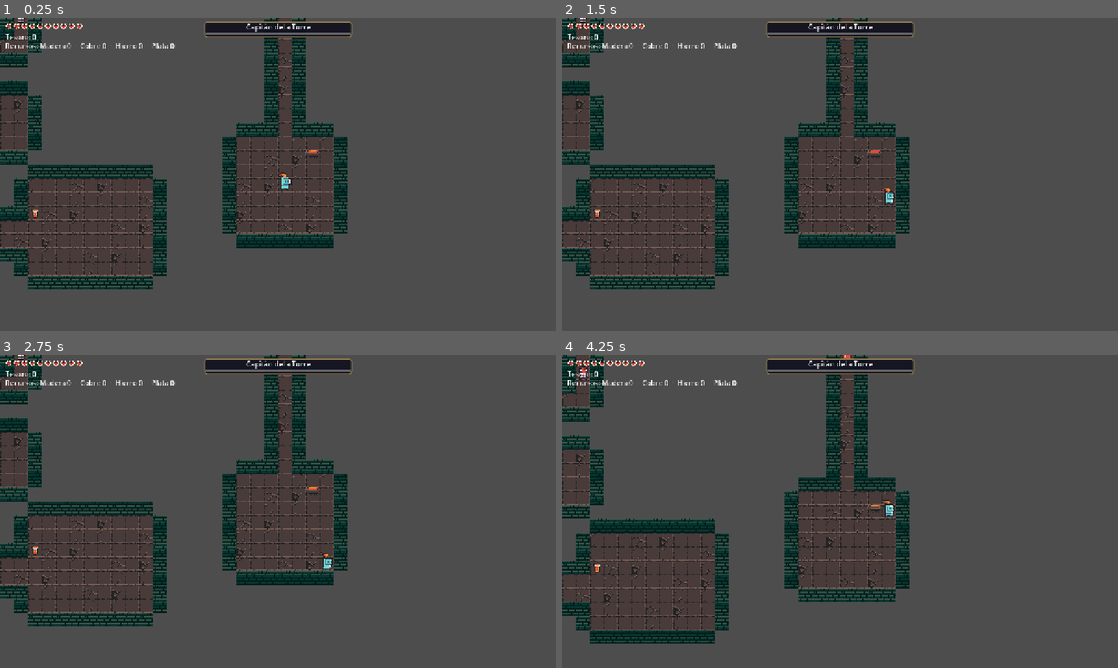
Above: before the commit, frames 1-4 (two rows, left to right).
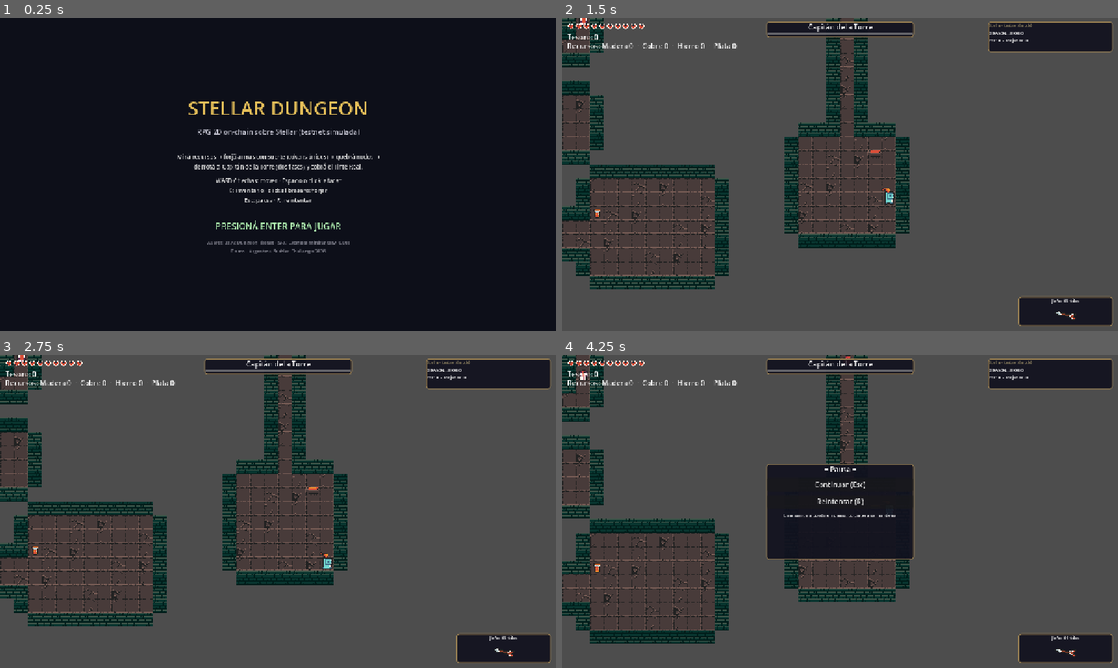
Above: after the commit, the same moments.

Repository: AntonCorrea/stellar-dungeon
Game: Godot game, scene res://scenes/title.tscn
Two runs of this game, one before a commit and one after it. Both use one fixed random seed, a clock stepped at 60 frames per second and the inputs below. Before the commit the project starts from res://scenes/main.tscn.
Inputs (mouse positions are in pixels of both pictures, inside the frame that each line leads up to):
- Up to frame 1 (0.25 s): no input
- Up to frame 2 (1.5 s): tap Enter (ui_accept) at 0.5, 0.77, 1.07 s; move the mouse to (962, 158) at 0.52 s; hold D (move_right, bound only before the commit) 0.53-1.28 s; tap R at 0.6 s; click (962, 158) at 0.67 s; tap E at 0.8, 1.35 s; move the mouse to (728, 190) at 1.27 s; hold S (move_down) from 1.28 s (still down)
- Up to frame 3 (2.75 s): tap Enter (ui_accept) at 1.52, 1.55, 1.82, 2 s; move the mouse to (333, 442) at 2.02 s; release S (move_down) at 2.03 s; hold D (move_right) from 2.03 s (still down); hold Enter (ui_accept) from 2.03 s (still down); tap R at 2.3 s
- Up to frame 4 (4.25 s): move the mouse to (812, 574) at 2.77 s; release D (move_right) at 2.78 s; release Enter (ui_accept) at 2.78 s; hold W (move_up) 2.78-3.53 s; tap R at 2.85 s; click (812, 574) at 2.92 s; tap Enter (ui_accept) at 3.02, 3.32 s; tap E at 3.05, 3.6 s; move the mouse to (1006, 558) at 3.52 s; hold A (move_left) from 3.53 s (still down); hold Enter (ui_accept) from 3.53 s (still down); tap Escape at 4.15 s

The runs differ from the first frame. In frame 1, 94% of the frame differs, in the area x 0-100%, y 0-100%; in frame 2, 3.7%; in frame 3, 3.7%; in frame 4, 11%.

Commit message:
día 7-8: preset export Web + título, pausa, brújula al jefe e indicador on-chain en HUD

Diff:
--- a/project.godot
+++ b/project.godot
@@ -12,7 +12,7 @@
 
 config/name="Stellar Dungeon"
 config/version="0.0.1"
-run/main_scene="res://scenes/main.tscn"
+run/main_scene="res://scenes/title.tscn"
 config/features=PackedStringArray("4.4", "GL Compatibility")
 config/icon="res://icon.svg"
 
--- a/scenes/hud.tscn
+++ b/scenes/hud.tscn
@@ -1,6 +1,7 @@
-[gd_scene load_steps=3 format=3 uid="uid://cmk7rtnjepde2"]
+[gd_scene load_steps=4 format=3 uid="uid://cmk7rtnjepde2"]
 
 [ext_resource type="Script" uid="uid://j54rakbsgu0q" path="res://scripts/hud.gd" id="1_hud"]
+[ext_resource type="Texture2D" uid="uid://lhqquf23tgsq" path="res://assets/frames/weapon_arrow.png" id="2_arrow"]
 
 [sub_resource type="StyleBoxFlat" id="StyleBoxFlat_panel"]
 bg_color = Color(0.07, 0.07, 0.12, 0.93)
@@ -15,6 +16,7 @@
 corner_radius_bottom_left = 6
 
 [node name="HUD" type="CanvasLayer"]
+process_mode = 3
 script = ExtResource("1_hud")
 
 [node name="Hearts" type="HBoxContainer" parent="."]
@@ -67,7 +69,7 @@
 
 [node name="Hint" type="Label" parent="InventoryPanel/VBox"]
 layout_mode = 2
-text = "WASD/flechas: mover · Espacio/click: atacar · E: inventario"
+text = "WASD/flechas: mover · Espacio/click: atacar · E: inventario · Esc: pausa"
 
 [node name="ForgePanel" type="PanelContainer" parent="."]
 visible = false
@@ -105,18 +107,75 @@
 layout_mode = 2
 text = "E: cerrar · Click sobre la forja otra vez para cerrar"
 
-[node name="GameOver" type="Label" parent="."]
-visible = false
-anchors_preset = 8
-anchor_left = 0.5
-anchor_top = 0.5
-anchor_right = 0.5
-anchor_bottom = 0.5
-offset_left = -220.0
-offset_top = -20.0
-offset_right = 220.0
-offset_bottom = 20.0
-text = "CAÍSTE — R para reintentar"
+[node name="GameOver" type="PanelContainer" parent="."]
+visible = false
+anchors_preset = 8
+anchor_left = 0.5
+anchor_top = 0.5
+anchor_right = 0.5
+anchor_bottom = 0.5
+offset_left = -200.0
+offset_top = -80.0
+offset_right = 200.0
+offset_bottom = 90.0
+theme_override_styles/panel = SubResource("StyleBoxFlat_panel")
+
+[node name="VBox" type="VBoxContainer" parent="GameOver"]
+layout_mode = 2
+theme_override_constants/separation = 8
+
+[node name="Title" type="Label" parent="GameOver/VBox"]
+layout_mode = 2
+theme_override_font_sizes/font_size = 18
+text = "CAÍSTE EN LA MAZMORRA"
+horizontal_alignment = 1
+
+[node name="Stats" type="Label" parent="GameOver/VBox"]
+layout_mode = 2
+text = "Tesoro: 0"
+horizontal_alignment = 1
+
+[node name="Hint" type="Label" parent="GameOver/VBox"]
+layout_mode = 2
+text = "R: reintentar"
+horizontal_alignment = 1
+
+[node name="VictoryPanel" type="PanelContainer" parent="."]
+visible = false
+anchors_preset = 8
+anchor_left = 0.5
+anchor_top = 0.5
+anchor_right = 0.5
+anchor_bottom = 0.5
+offset_left = -210.0
+offset_top = -90.0
+offset_right = 210.0
+offset_bottom = 100.0
+theme_override_styles/panel = SubResource("StyleBoxFlat_panel")
+
+[node name="VBox" type="VBoxContainer" parent="VictoryPanel"]
+layout_mode = 2
+theme_override_constants/separation = 8
+
+[node name="Title" type="Label" parent="VictoryPanel/VBox"]
+layout_mode = 2
+theme_override_font_sizes/font_size = 20
+text = "¡VICTORIA! 🏆"
+horizontal_alignment = 1
+
+[node name="Sub" type="Label" parent="VictoryPanel/VBox"]
+layout_mode = 2
+text = "El Capitán cayó y el Tinte Real es tuyo."
+horizontal_alignment = 1
+
+[node name="Stats" type="Label" parent="VictoryPanel/VBox"]
+layout_mode = 2
+text = "Tesoro: 0"
+horizontal_alignment = 1
+
+[node name="Hint" type="Label" parent="VictoryPanel/VBox"]
+layout_mode = 2
+text = "R: jugar de nuevo"
 horizontal_alignment = 1
 
 [node name="BossBox" type="PanelContainer" parent="."]
@@ -145,3 +204,105 @@
 size_flags_horizontal = 3
 max_value = 150.0
 show_percentage = false
+
+[node name="ChainBox" type="PanelContainer" parent="."]
+anchors_preset = 1
+anchor_left = 1.0
+anchor_right = 1.0
+offset_left = -300.0
+offset_top = 8.0
+offset_right = -12.0
+offset_bottom = 78.0
+grow_horizontal = 0
+theme_override_styles/panel = SubResource("StyleBoxFlat_panel")
+
+[node name="VBox" type="VBoxContainer" parent="ChainBox"]
+layout_mode = 2
+theme_override_constants/separation = 2
+
+[node name="ChainTitle" type="Label" parent="ChainBox/VBox"]
+layout_mode = 2
+theme_override_colors/font_color = Color(0.6, 0.55, 0.4, 1)
+theme_override_font_sizes/font_size = 9
+text = "Stellar · testnet (mock)"
+
+[node name="ChainWallet" type="Label" parent="ChainBox/VBox"]
+layout_mode = 2
+theme_override_font_sizes/font_size = 10
+text = "G…"
+
+[node name="ChainData" type="Label" parent="ChainBox/VBox"]
+layout_mode = 2
+theme_override_font_sizes/font_size = 10
+text = "txs: 0 · forjadas: 0"
+
+[node name="Compass" type="PanelContainer" parent="."]
+visible = false
+anchors_preset = 3
+anchor_left = 1.0
+anchor_top = 1.0
+anchor_right = 1.0
+anchor_bottom = 1.0
+offset_left = -230.0
+offset_top = -68.0
+offset_right = -12.0
+offset_bottom = -12.0
+grow_horizontal = 0
+grow_vertical = 0
+theme_override_styles/panel = SubResource("StyleBoxFlat_panel")
+
+[node name="VBox" type="VBoxContainer" parent="Compass"]
+layout_mode = 2
+theme_override_constants/separation = 0
+
+[node name="DistLabel" type="Label" parent="Compass/VBox"]
+layout_mode = 2
+theme_override_font_sizes/font_size = 11
+text = "Jefe: —"
+horizontal_alignment = 1
+
+[node name="ArrowBox" type="CenterContainer" parent="Compass/VBox"]
+layout_mode = 2
+
+[node name="CompassArrow" type="TextureRect" parent="Compass/VBox/ArrowBox"]
+custom_minimum_size = Vector2(48, 48)
+layout_mode = 2
+texture = ExtResource("2_arrow")
+stretch_mode = 5
+
+[node name="PausePanel" type="PanelContainer" parent="."]
+process_mode = 3
+visible = false
+anchors_preset = 8
+anchor_left = 0.5
+anchor_top = 0.5
+anchor_right = 0.5
+anchor_bottom = 0.5
+offset_left = -170.0
+offset_top = -110.0
+offset_right = 170.0
+offset_bottom = 110.0
+theme_override_styles/panel = SubResource("StyleBoxFlat_panel")
+
+[node name="VBox" type="VBoxContainer" parent="PausePanel"]
+layout_mode = 2
+theme_override_constants/separation = 8
+
+[node name="Title" type="Label" parent="PausePanel/VBox"]
+layout_mode = 2
+text = "= Pausa ="
+horizontal_alignment = 1
+
+[node name="ResumeBtn" type="Button" parent="PausePanel/VBox"]
+layout_mode = 2
+text = "Continuar (Esc)"
+
+[node name="RestartBtn" type="Button" parent="PausePanel/VBox"]
+layout_mode = 2
+text = "Reintentar (R)"
+
+[node name="Hint" type="Label" parent="PausePanel/VBox"]
+layout_mode = 2
+theme_override_font_sizes/font_size = 10
+text = "La mazmorra queda en pausa; tu cartera se mantiene."
+horizontal_alignment = 1
--- /dev/null
+++ b/scenes/title.tscn
@@ -0,0 +1,83 @@
+[gd_scene load_steps=2 format=3]
+
+[ext_resource type="Script" path="res://scripts/title.gd" id="1_title"]
+
+[node name="TitleScreen" type="Control"]
+layout_mode = 3
+anchors_preset = 15
+anchor_right = 1.0
+anchor_bottom = 1.0
+grow_horizontal = 2
+grow_vertical = 2
+script = ExtResource("1_title")
+
+[node name="Bg" type="ColorRect" parent="."]
+layout_mode = 1
+anchors_preset = 15
+anchor_right = 1.0
+anchor_bottom = 1.0
+grow_horizontal = 2
+grow_vertical = 2
+color = Color(0.05, 0.06, 0.1, 1)
+
+[node name="Center" type="CenterContainer" parent="."]
+layout_mode = 1
+anchors_preset = 15
+anchor_right = 1.0
+anchor_bottom = 1.0
+grow_horizontal = 2
+grow_vertical = 2
+
+[node name="VBox" type="VBoxContainer" parent="Center"]
+layout_mode = 2
+theme_override_constants/separation = 14
+
+[node name="TitleLabel" type="Label" parent="Center/VBox"]
+layout_mode = 2
+text = "STELLAR DUNGEON"
+horizontal_alignment = 1
+theme_override_colors/font_color = Color(0.9, 0.75, 0.35, 1)
+theme_override_font_sizes/font_size = 44
+
+[node name="Sub" type="Label" parent="Center/VBox"]
+layout_mode = 2
+text = "RPG 2D on-chain sobre Stellar (testnet simulada)"
+horizontal_alignment = 1
+theme_override_colors/font_color = Color(0.75, 0.75, 0.8, 1)
+theme_override_font_sizes/font_size = 16
+
+[node name="Sep" type="Control" parent="Center/VBox"]
+custom_minimum_size = Vector2(0, 8)
+layout_mode = 2
+
+[node name="Flow" type="Label" parent="Center/VBox"]
+layout_mode = 2
+text = "Miná recursos → forjá armas con suerte (tokens únicos) → quebrá nodos →\nderrotá al Capitán de la Torre (dos fases) y cobrá el Tinte Real."
+horizontal_alignment = 1
+theme_override_colors/font_color = Color(0.85, 0.85, 0.85, 1)
+theme_override_font_sizes/font_size = 13
+
+[node name="Controls" type="Label" parent="Center/VBox"]
+layout_mode = 2
+text = "WASD / flechas: mover · Espacio o click: atacar\nE: inventario · click al brasero: forjar\nEsc: pausa · R: reintentar"
+horizontal_alignment = 1
+theme_override_colors/font_color = Color(0.85, 0.85, 0.85, 1)
+theme_override_font_sizes/font_size = 13
+
+[node name="Sep2" type="Control" parent="Center/VBox"]
+custom_minimum_size = Vector2(0, 8)
+layout_mode = 2
+
+[node name="Start" type="Label" parent="Center/VBox"]
+layout_mode = 2
+text = "PRESIONÁ ENTER PARA JUGAR"
+horizontal_alignment = 1
+theme_override_colors/font_color = Color(0.7, 0.95, 0.7, 1)
+theme_override_font_sizes/font_size = 20
+
+[node name="Credits" type="Label" parent="Center/VBox"]
+layout_mode = 2
+text = "Assets: 0x72 Dungeon Tileset · SFX: Leohpaz Minifantasy (CC0)\nDemo · Argentina Builder Challenge 2026"
+horizontal_alignment = 1
+theme_override_colors/font_color = Color(0.55, 0.55, 0.6, 1)
+theme_override_font_sizes/font_size = 11
--- a/scripts/chain.gd
+++ b/scripts/chain.gd
@@ -47,6 +47,13 @@
 	{"name": "Doña Pulga", "treasure": 95},
 	{"name": "Vos ?", "treasure": 0},
 ]
+
+## Cartera del mock: dirección testnet (Stellar: empieza con G) para que el HUD
+## muestre "prueba on-chain viva" en la demo. El relé real la reemplaza.
+const WALLET_ADDR := "GBAY3NQ5WQM6YZD2LM5DT2Q4O7ZFHQGQ"
+## Transacciones firmadas por el mock: cada escritura (mine/claim/craft/use/
+## transfer/treasure) suma 1 al txn counter que ve la UI.
+var _tx_count := 0
 
 # ---------- escrituras (en producción las firma el relé) ----------
 
@@ -149,11 +156,24 @@
 func get_treasure() -> int:
 	return _treasure
 
+## Dirección pública de la cartera (mock testnet). El HUD la muestra cortada.
+func get_wallet_address() -> String:
+	return WALLET_ADDR
+
+## Cantidad de transacciones firmadas por el mock (una por escritura).
+func get_tx_count() -> int:
+	return _tx_count
+
+## Cantidad de armas forjadas (tokens únicos) en la cartera.
+func get_forged_count() -> int:
+	return _forged.size()
+
 # ---------- utilidades mock ----------
 
 func _signed(data: Dictionary) -> Dictionary:
 	data["ok"] = true
 	data["hash"] = _fake_hash()
+	_tx_count += 1
 	return data
 
 func _fake_hash() -> String:
--- a/scripts/hud.gd
+++ b/scripts/hud.gd
@@ -3,6 +3,8 @@
 ## objetos que llevás encima. La FORJA es un panel aparte que se abre haciendo
 ## click sobre el brasero del nivel. Armas forjadas: stats aleatorias (suerte,
 ## Común/Fina/Superior/Épica) y cada una es un token único de la cartera.
+## Día 8: indicador on-chain (cartera/txs/forjadas), brújula hacia el Capitán,
+## pausa (Esc), game over con stats y pantalla de victoria al caer el jefe.
 
 const ITEM_NAME := {
 	"madera": "Madera", "cobre": "Cobre", "hierro": "Hierro", "plata": "Plata",
@@ -48,9 +50,20 @@
 @onready var _forge_res: Label = $ForgePanel/VBox/ForgeRes
 @onready var _forge_recipes: VBoxContainer = $ForgePanel/VBox/ForgeRecipes
 @onready var _forge_status: Label = $ForgePanel/VBox/ForgeStatus
-@onready var _game_over: Label = $GameOver
+@onready var _game_over: PanelContainer = $GameOver
+@onready var _game_over_stats: Label = $GameOver/VBox/Stats
+@onready var _victory_panel: PanelContainer = $VictoryPanel
+@onready var _victory_stats: Label = $VictoryPanel/VBox/Stats
 @onready var _boss_box: PanelContainer = $BossBox
 @onready var _boss_hp: ProgressBar = $BossBox/VBox/BossHp
+@onready var _chain_wallet: Label = $ChainBox/VBox/ChainWallet
+@onready var _chain_data: Label = $ChainBox/VBox/ChainData
+@onready var _compass: PanelContainer = $Compass
+@onready var _compass_arrow: TextureRect = $Compass/VBox/ArrowBox/CompassArrow
+@onready var _compass_dist: Label = $Compass/VBox/DistLabel
+@onready var _pause_panel: PanelContainer = $PausePanel
+@onready var _pause_resume: Button = $PausePanel/VBox/ResumeBtn
+@onready var _pause_restart: Button = $PausePanel/VBox/RestartBtn
 
 var _player: Node2D
 var _heart_rects: Array = []
@@ -64,16 +77,36 @@
 		tr.custom_minimum_size = Vector2(16, 16)
 		_hearts.add_child(tr)
 		_heart_rects.append(tr)
+	_pause_resume.pressed.connect(_toggle_pause)
+	_pause_restart.pressed.connect(_restart)
 	Chain.sync_finished.connect(_on_chain_sync)
 	_on_chain_sync()
 
 func _on_chain_sync() -> void:
+	_refresh_chain_box()
 	await _refresh_summary()
 	await _refresh_inv_grid()
 	await _refresh_forge()
 
+## Actualiza el indicador on-chain: cartera cortada + txs firmadas + forjadas.
+func _refresh_chain_box() -> void:
+	var addr: String = Chain.get_wallet_address()
+	_chain_wallet.text = "%s…%s" % [addr.substr(0, 6), addr.substr(addr.length() - 4, 4)]
+	_chain_data.text = "txs: %d  ·  forjadas: %d" % [Chain.get_tx_count(), Chain.get_forged_count()]
+
 func _unhandled_input(event: InputEvent) -> void:
 	if event is InputEventKey and event.pressed and not event.echo:
+		# Esc: pausar / reanudar (funciona también con el árbol en pausa).
+		if event.keycode == KEY_ESCAPE:
+			_toggle_pause()
+			return
+		# R: reiniciar desde pausa, game over o victoria.
+		if event.keycode == KEY_R and (get_tree().paused or _game_over.visible or _victory_panel.visible):
+			_restart()
+			return
+		# Con el juego en pausa no se abren inventario/forja.
+		if get_tree().paused:
+			return
 		# E (o I) abre/cierra el inventario y cierra la forja.
 		if event.keycode == KEY_E or event.keycode == KEY_I:
 			_forge_panel.visible = false
@@ -85,6 +118,20 @@
 				else:
 					_status_label.text = "Frasco: click para usarlo. Buscá la forja y hacé click sobre ella."
 
+## Pausa el árbol y muestra/oculta el panel. El HUD corre con process_mode
+## ALWAYS, así Esc sigue funcionando mientras todo lo demás está congelado.
+func _toggle_pause() -> void:
+	var now_paused := not get_tree().paused
+	get_tree().paused = now_paused
+	_pause_panel.visible = now_paused
+	Sfx.play("pickup")
+
+## Reinicia la mazmorra (desde pausa, game over o victoria). La cartera del
+## mock Chain es un autoload y se conserva entre partidas.
+func _restart() -> void:
+	get_tree().paused = false
+	get_tree().reload_current_scene()
+
 ## Abre/cierra el panel de forja (lo llama el jugador al hacer click en la
 ## forja). Abrir la forja cierra el inventario y viceversa.
 func open_forge() -> void:
@@ -117,11 +164,53 @@
 		tr.texture = _heart_tex(hp, maxhp, i)
 	if bool(_player.get("is_dead")) and not _game_over.visible:
 		_game_over.visible = true
+		_game_over_stats.text = _stats_text()
 	if _forge_panel.visible:
 		var close := _player_near_forge()
 		for b in _recipe_buttons:
 			b.disabled = not close
 	_tick_boss_bar()
+	_tick_compass()
+
+## Brújula hacia el Capitán: flecha rotada + distancia en tiles. Se apaga si el
+## jefe murió, está lejos del nivel o el jugador cayó.
+func _tick_compass() -> void:
+	if _player == null or not is_instance_valid(_player) or bool(_player.get("is_dead")):
+		_compass.visible = false
+		return
+	var boss: Node2D = get_tree().get_first_node_in_group("boss") as Node2D
+	if boss == null or not is_instance_valid(boss):
+		_compass.visible = false
+		return
+	var lvl: Node2D = boss.get("level")
+	if lvl == null:
+		_compass.visible = false
+		return
+	var p_cell: Vector2i = lvl.local_to_cell(_player.global_position)
+	var b_cell: Vector2i = lvl.local_to_cell(boss.global_position)
+	_compass.visible = true
+	_compass_dist.text = "Jefe: %d tiles" % int(round(p_cell.distance_to(b_cell)))
+	if _compass_arrow != null:
+		var dir := boss.global_position - _player.global_position
+		if dir.length() > 0.01:
+			_compass_arrow.pivot_offset = _compass_arrow.size / 2.0
+			# La textura weapon_arrow.png apunta hacia ARRIBA (-Y): rotar en
+			# (dir.angle() + PI/2) la orienta hacia la dirección real del jefe.
+			_compass_arrow.rotation = dir.angle() + PI / 2.0
+
+## Resumen de la partida para los paneles de game over / victoria.
+func _stats_text() -> String:
+	var eq := _equipped_weapon()
+	return "Tesoro: %d\nArmas forjadas: %d\nTransacciones firmadas: %d\nEquipo: %s" % [
+		Chain.get_treasure(), Chain.get_forged_count(), Chain.get_tx_count(), Gear.pretty(eq)]
+
+## Lo llama level.on_enemy_killed() cuando cae el Capitán: festejo + stats.
+func show_victory() -> void:
+	if _victory_panel.visible:
+		return
+	Sfx.play("chest_open")
+	_victory_panel.visible = true
+	_victory_stats.text = _stats_text()
 
 ## Muestra/oculta la barra de HP del Capitán (grupo "boss" en enemy.gd).
 func _tick_boss_bar() -> void:
--- a/scripts/level.gd
+++ b/scripts/level.gd
@@ -406,6 +406,7 @@
 
 func on_enemy_killed(enemy: Node2D) -> void:
 	_enemies.erase(enemy)
+	var was_boss := enemy == _boss
 	if enemy == _boss:
 		_boss = null
 	var cell: Vector2i = local_to_cell(enemy.global_position)
@@ -419,6 +420,11 @@
 		for entry in table:
 			if randf() < float(entry[1]):
 				spawn_drop(cell, String(entry[0]), 1)
+	# Día 8: si el que cayó fue el Capitán, la mazmorra está ganada → festejo.
+	if was_boss:
+		var hud := get_tree().get_first_node_in_group("hud")
+		if hud != null:
+			hud.call("show_victory")
 
 func on_ore_broken(node: Node2D) -> void:
 	var cell: Vector2i = local_to_cell(node.global_position)
--- a/scripts/player.gd
+++ b/scripts/player.gd
@@ -75,8 +75,7 @@
 			_try_attack()
 	elif event.is_action_pressed("ui_accept"):
 		_try_attack()
-	if is_dead and event is InputEventKey and event.pressed and event.keycode == KEY_R:
-		get_tree().reload_current_scene()
+	# Reinicio (R) manejado por el HUD desde game over / pausa / victoria.
 
 ## Click sobre la forja del nivel: abre el panel de forja (si estás cerca) o
 ## avisa. Devuelve true si el click se consumió (no ataca).
--- /dev/null
+++ b/scripts/title.gd
@@ -0,0 +1,14 @@
+extends Control
+## Pantalla de título (día 8): primer contacto de la demo. Enter/Space empieza,
+## Esc cierra la ventana. Avisa que la cadena es un simulador (testnet mock).
+
+func _ready() -> void:
+	Sfx.play("chest_open")
+
+func _unhandled_input(event: InputEvent) -> void:
+	if event is InputEventKey and event.pressed and not event.echo:
+		if event.keycode == KEY_ESCAPE:
+			get_tree().quit()
+			return
+	if event.is_action_pressed("ui_accept"):
+		get_tree().change_scene_to_file("res://scenes/main.tscn")
Not shown, added: export_presets.cfg
Not shown, added: scripts/title.gd.uid
Not shown, changed: .gitignore
Not shown, changed: README.md
